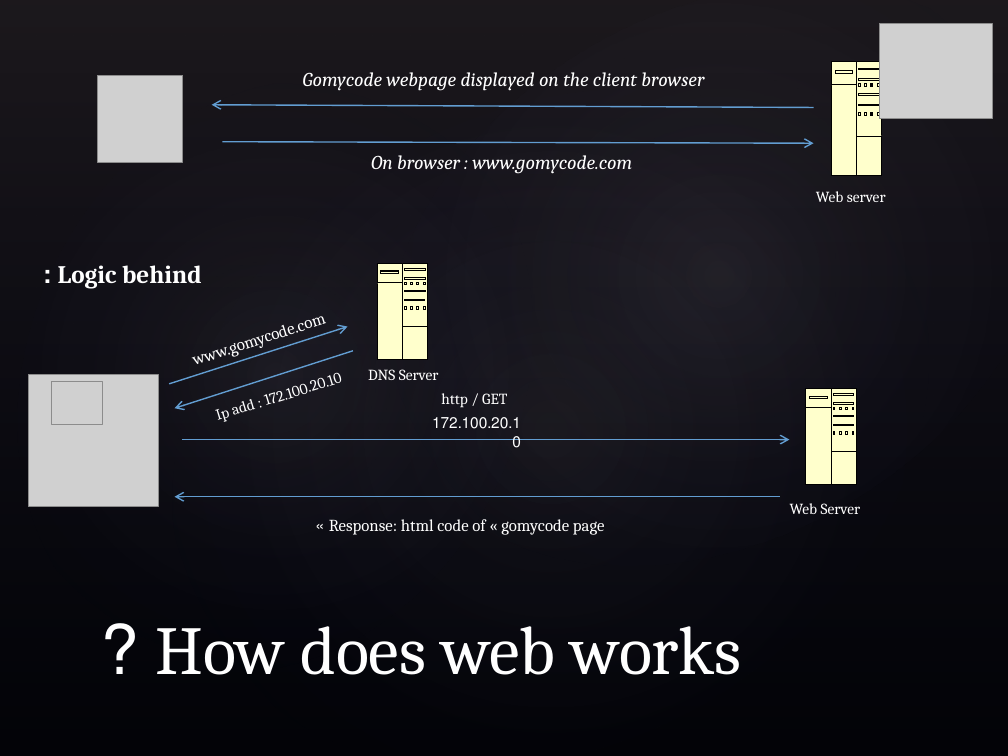
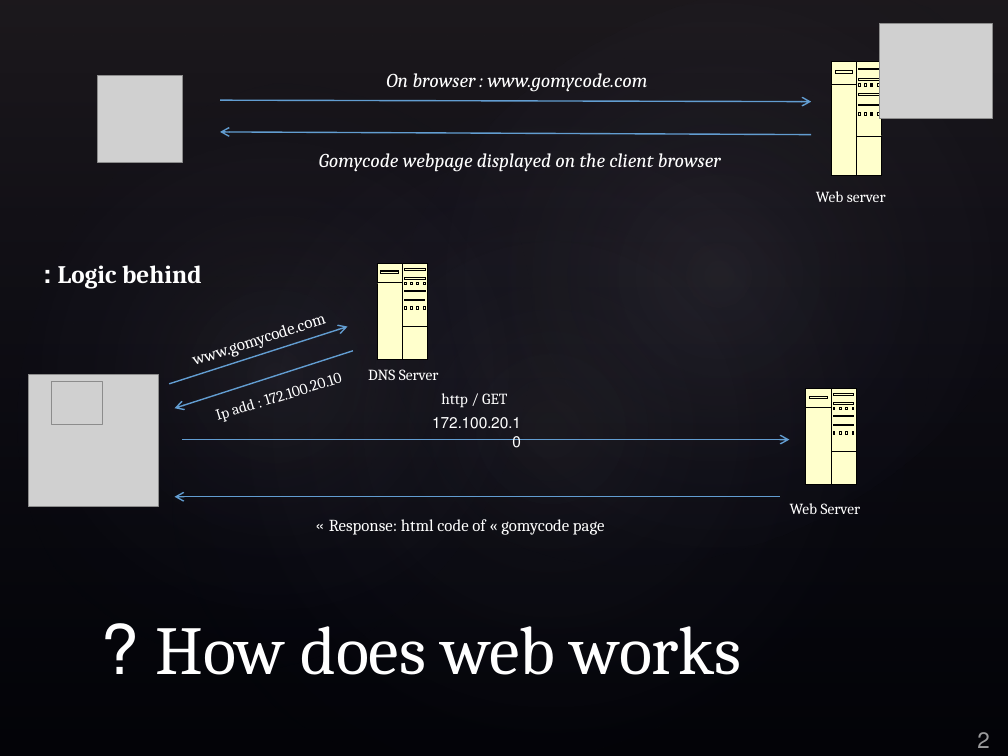
Before and after one commit to Hindoucha/GoMyCode-Checkpoints-, a slide deck: slide 2 of Web fundamentals.pptx. Drawn at 1008x756 pixels with LibreOffice and Linux fonts; fonts in the diff are those of the drawing; grey boxes stand for pictures; background and template pictures are left out. Boxes give left, top, right and bottom in pixels: in the first picture for what was removed or moved away, otherwise in the second. Text is boxed around its words. In the diff, an @@ line names an element or a change of style, - is before the commit and + after.

```diff
--- a/Web fundamentals.pptx
+++ b/Web fundamentals.pptx
@@ text "On browser : www.gomycode.com": place and size @@
-text "On browser : www.gomycode.com" at [371, 155, 632, 174]
+text "On browser : www.gomycode.com" at [386, 73, 648, 92]
@@ arrow moved from (223, 142) - (813, 143) to (220, 100) - (811, 102) @@
@@ arrow moved from (813, 108) - (212, 105) to (811, 135) - (220, 132) @@
@@ text "Gomycode webpage displayed on the ...": place and size @@
-text "Gomycode webpage displayed on the ..." at [303, 72, 704, 91]
+text "Gomycode webpage displayed on the ..." at [319, 153, 721, 172]
@@ page number added at [977, 732, 989, 748], 16 pt, text #FFFFFF at 60% opacity @@
+2
```
Also in this commit, not shown: 4 other slides changed.
